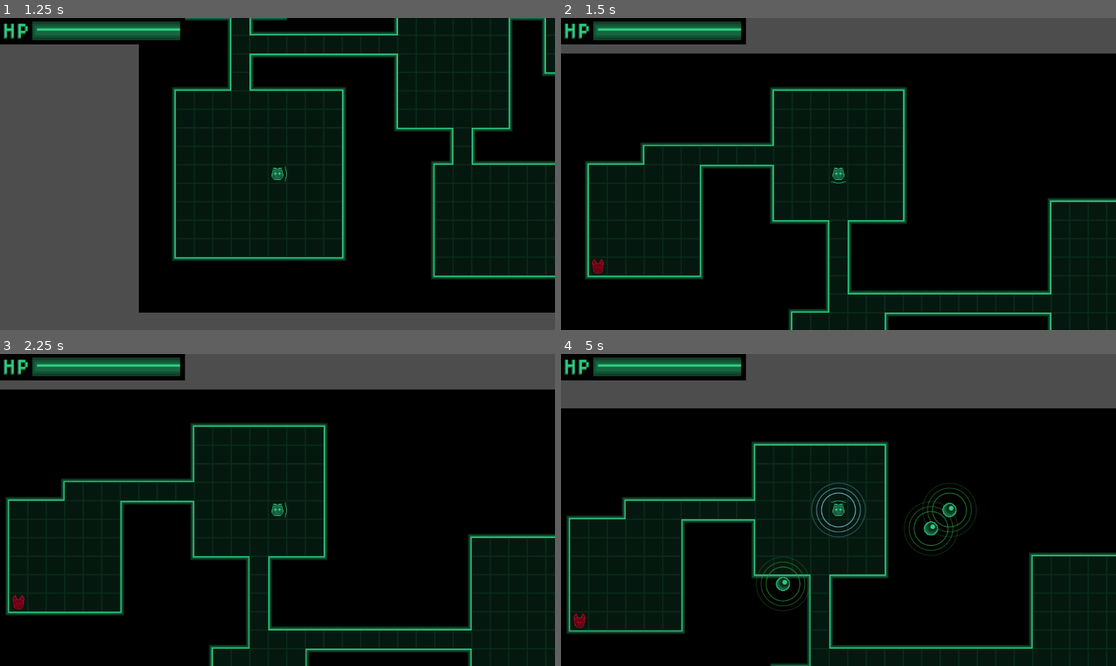
Above: before the commit, frames 1-4 (two rows, left to right).
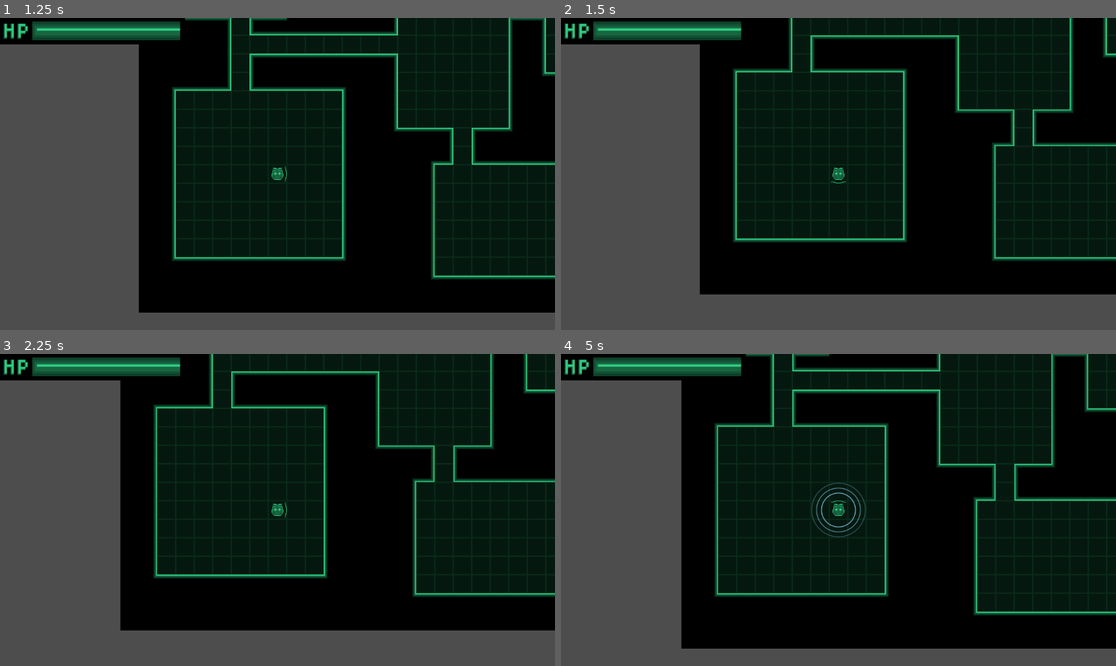
Above: after the commit, the same moments.

Repository: Xaklor/ldjam59
Game: Godot game, scene res://level/main.tscn
The game is run twice, just before and just after one commit, with the same random seed, the same clock (stepped at 60 frames per second) and the same inputs. The engine's default icon, where the game draws it, is replaced by a stand-in: a white triangle on a blue panel in a dark square. Sound files missing from this copy of the repository are replaced by a short silence.
Inputs:
- Up to frame 1 (1.25 s): tap Enter at 0.5 s; hold Right (move_right) from 0.53 s (still down)
- Up to frame 2 (1.5 s): tap Space at 1.25 s; release Right (move_right) at 1.28 s; hold Down (move_down) from 1.28 s (still down)
- Up to frame 3 (2.25 s): tap Enter at 2 s; release Down (move_down) at 2.03 s; hold Right (move_right) from 2.03 s (still down)
- Up to frame 4 (5 s): tap Space at 2.75 s; release Right (move_right) at 2.78 s; hold Up (move_up) 2.78-3.53 s; tap Enter at 3.5 s; hold C (face_button_left) from 3.53 s (still down)

Frame 1 is identical in both runs. In frame 2, 47% of the frame differs, in the area x 0-100%, y 0-100%; in frame 3, 44%; in frame 4, 44%.

Commit message:
add stairs and win condition

Diff:
--- a/entities/loot.tscn
+++ b/entities/loot.tscn
@@ -1,9 +1,9 @@
 [gd_scene format=3 uid="uid://iosdxywq1swa"]
 
-[ext_resource type="Texture2D" uid="uid://diollos0mfjte" path="res://assets/orb.png" id="1_44sxh"]
-[ext_resource type="Script" uid="uid://bnq64g7u2ucjv" path="res://entities/loot.gd" id="2_pp0ru"]
+[ext_resource type="Texture2D" uid="uid://blevgmdhpj5k7" path="res://assets/orb.png" id="1_44sxh"]
+[ext_resource type="Script" uid="uid://c4v7lsw3ukcu3" path="res://entities/loot.gd" id="2_pp0ru"]
 
-[node name="loot" type="Node2D" unique_id=1922696490 groups=["sight toggleable"]]
+[node name="loot" type="Node2D" unique_id=1922696490 groups=["items", "sight toggleable"]]
 script = ExtResource("2_pp0ru")
 item_name = "repair kit"
 
--- a/level/dungeon.gd
+++ b/level/dungeon.gd
@@ -18,20 +18,28 @@
 
 const WALL = Vector2i(4, 0)
 const FLOOR = Vector2i(4,1)
-const NW_CORNER = Vector2i(3, 3)
-const NE_CORNER = Vector2i(2, 3)
-const SW_CORNER = Vector2i(0, 3)
-const SE_CORNER = Vector2i(1, 3)
+const STAIRS = Vector2i(4, 2)
 
 var grid = []
 var rooms = []
+var stairs_pos: Vector2i
+var curr_floor: int
 
 func _ready():
+	curr_floor = 1
 	next_floor()
 
 func next_floor():
+	if curr_floor >= 5:
+		get_tree().change_scene_to_file("res://level/win.tscn")
+		return
+
 	for enemy in get_tree().get_nodes_in_group("enemies"):
 		enemy.queue_free()
+
+	for item in get_tree().get_nodes_in_group("items"):
+		print(item)
+		item.queue_free()
 
 	generate_dungeon()
 	tile_map.initialize()
@@ -40,6 +48,8 @@
 	player.global_position = start_pos
 	player.grid_pos = start
 	generate_entities.call_deferred()
+
+	curr_floor += 1
 
 	for y in tile_map.astar.region.end.y:
 		var out = ""
@@ -51,7 +61,7 @@
 		print(out)
 
 func _input(event):
-	if event.is_action_pressed("move_down"):
+	if player.grid_pos == stairs_pos:
 		next_floor()
 
 func generate_dungeon():
@@ -65,6 +75,9 @@
 
 	generate_corridors(rooms)
 	generate_walls()
+
+	stairs_pos = rooms[rooms.size() - 1].get_center()
+	grid[stairs_pos.x][stairs_pos.y] = STAIRS
 
 	for x in range(WIDTH):
 		for y in range(HEIGHT):
--- a/project.godot
+++ b/project.godot
@@ -27,6 +27,7 @@
 
 enemies=""
 "sight toggleable"=""
+items=""
 
 [gui]
 
--- a/ui/item_menu.gd
+++ b/ui/item_menu.gd
@@ -74,7 +74,7 @@
 		if item.is_equipment:
 			match item.name:
 				"dirk": $tooltip.text = "a dirk. does 2 damage."
-				"wide sword": $tooletip.text = "a large sword ideal for sweeping attacks. does 4 damage."
+				"wide sword": $tooltip.text = "a large sword ideal for sweeping attacks. does 4 damage."
 				"long sword": $tooltip.text = "a large sword with a lot of reach. does 4 damage."
 				"gilded dirk": $tooltip.text = "the cooler dirk. does 6 damage."
 				_: $tooltip.text = "moooooom! atlas got into the tooltips again!"
Not shown: 1 places in level/dungeon.tscn that only renumber resources
